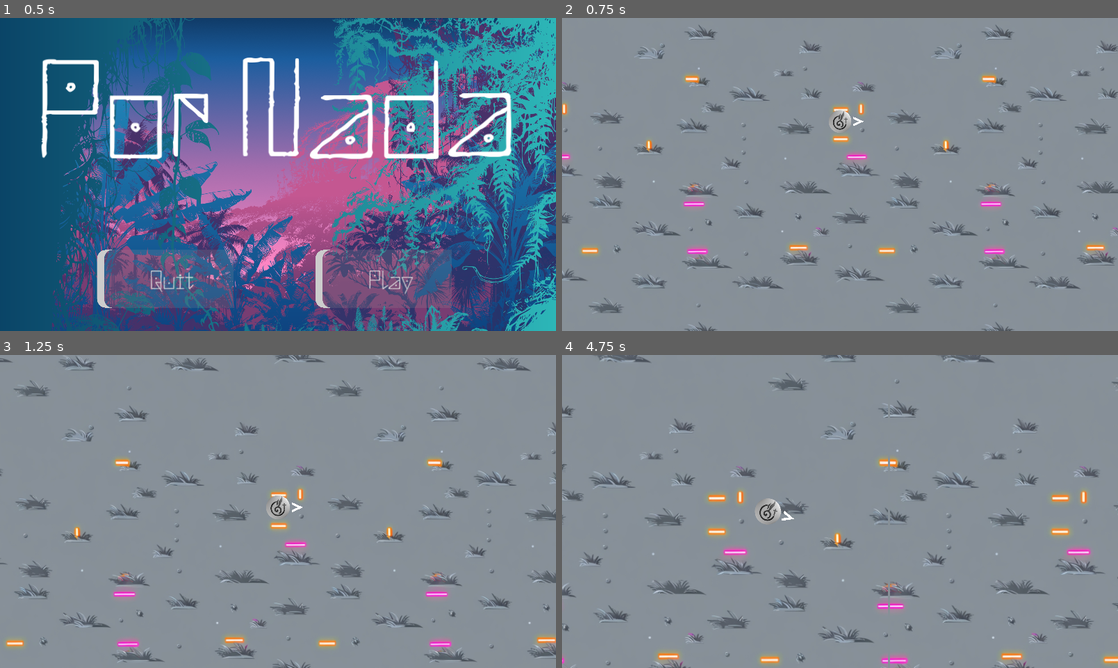
Above: before the commit, frames 1-4 (two rows, left to right).
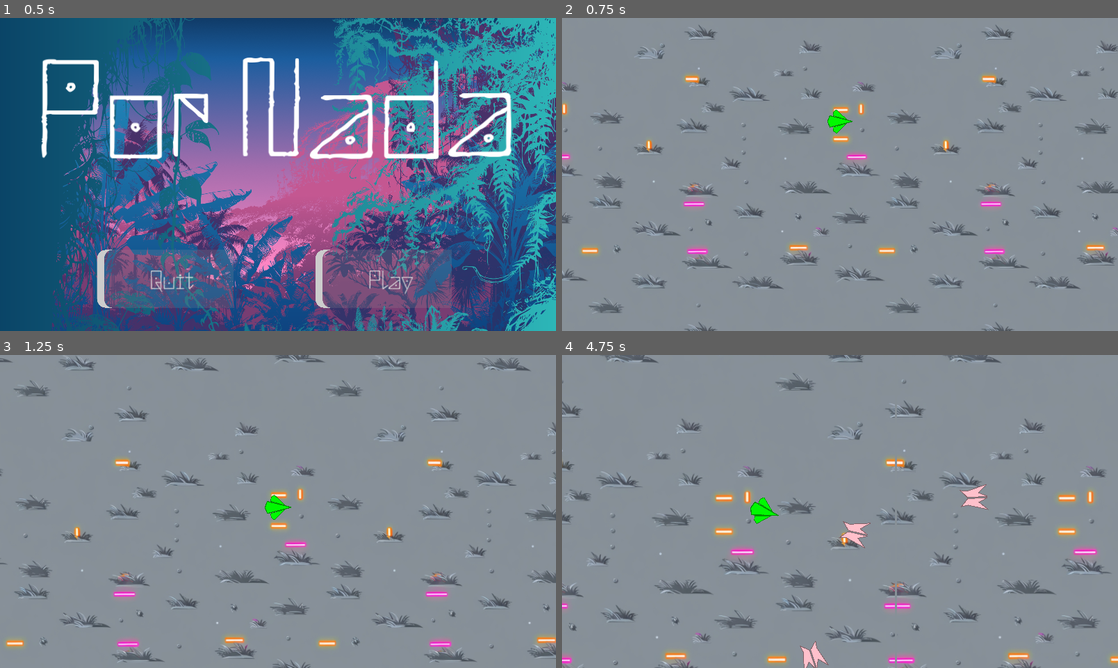
Above: after the commit, the same moments.

Repository: Pneumaturgy/PorNada
Game: Godot game, scene res://Scenes/Levels/MainMenu.tscn
Two runs of this game, one before a commit and one after it. Both use one fixed random seed, a clock stepped at 60 frames per second and the inputs below.
Inputs (mouse positions are in pixels of both pictures, inside the frame that each line leads up to):
- Up to frame 1 (0.5 s): no input
- Up to frame 2 (0.75 s): click "Play" at 0.5 s
- Up to frame 3 (1.25 s): no input
- Up to frame 4 (4.75 s): tap Enter at 1.25 s; move the mouse to (962, 495) at 1.27 s; hold D (move_right) 1.28-2 s; hold Right mouse button (fire) 1.28-2 s; click (962, 495) at 1.42 s; drag from (728, 527) to (812, 574) at 2.02 s; move the mouse to (895, 442) at 2.77 s; hold D (move_right) 2.78-3.5 s; tap Alt at 2.85 s; drag from (812, 574) to (673, 464) at 3.52 s; move the mouse to (1006, 558) at 4.27 s; hold A (move_left) from 4.28 s (still down); hold Right mouse button (fire) from 4.28 s (still down)

Frame 1 is identical in both runs. In frame 2, 0.2% of the frame differs, in the area x 47-55%, y 29-37%; in frame 3, 0.3%; in frame 4, 7.2%, in the area x 0-100%, y 0-100%.
Error before the commit: Parse Error: Preload file "res://Scenes/Alien.tscn" does not exist. (res://Scripts/AlienSpawner.gd:9)
Error after the commit: Invalid access to property or key 'global_position' on a base object of type 'null instance'. (res://Scripts/player.gd:76)

Commit message:
Reestablished changes

Diff:
--- a/Scenes/Entities/Alien.tscn
+++ b/Scenes/Entities/Alien.tscn
@@ -1,9 +1,9 @@
 [gd_scene load_steps=8 format=3 uid="uid://jhbskamdetoa"]
 
-[ext_resource type="Script" path="res://Scripts/alien.gd" id="1_xdxhu"]
-[ext_resource type="Texture2D" uid="uid://dtbxfpjb5gx83" path="res://Assets/2D/Sprites/nastyone.png" id="2_dr1yf"]
-[ext_resource type="PackedScene" uid="uid://1jagskp0ppiw" path="res://Scenes/Payloads/AlienPayload.tscn" id="2_kka2w"]
-[ext_resource type="Texture2D" uid="uid://bi0nfwxtxmqmv" path="res://Assets/2D/Vectors/Arrow.svg" id="3_m1kmf"]
+[ext_resource type="Script" path="res://Scripts/alien.gd" id="1_y513y"]
+[ext_resource type="PackedScene" uid="uid://1jagskp0ppiw" path="res://Scenes/Payloads/AlienPayload.tscn" id="2_23r3c"]
+[ext_resource type="Script" path="res://Scripts/modulate_children.gd" id="3_w54un"]
+[ext_resource type="Texture2D" uid="uid://bsh28ymc6d1x6" path="res://Assets/2D/Sprites/Funk.png" id="4_x0uxp"]
 
 [sub_resource type="CircleShape2D" id="CircleShape2D_mly5f"]
 
@@ -23,18 +23,27 @@
 "speed": 30.0
 }
 
-[node name="AlienSprite" type="Sprite2D" parent="."]
+[node name="CharacterGraphics" type="Node2D" parent="."]
+rotation = -1.5708
+script = ExtResource("3_w54un")
+color = "Pink"
+
+[node name="Sprites" type="Node2D" parent="CharacterGraphics"]
+
+[node name="Sprite2D" type="Sprite2D" parent="CharacterGraphics/Sprites"]
+texture_filter = 1
+position = Vector2(5, 0)
 scale = Vector2(0.05, 0.05)
-texture = ExtResource("2_dr1yf")
+texture = ExtResource("4_x0uxp")
+
+[node name="Sprite2D2" type="Sprite2D" parent="CharacterGraphics/Sprites"]
+texture_filter = 1
+position = Vector2(-5, 0)
+scale = Vector2(-0.05, 0.05)
+texture = ExtResource("4_x0uxp")
 
 [node name="CollisionShape2D" type="CollisionShape2D" parent="."]
 shape = SubResource("CircleShape2D_mly5f")
-
-[node name="AimingDirection" type="Sprite2D" parent="."]
-position = Vector2(16, 0)
-rotation = 1.5708
-scale = Vector2(0.02, 0.02)
-texture = ExtResource("3_m1kmf")
 
 [node name="AttackRange" type="Area2D" parent="."]
 collision_mask = 128
--- a/Scenes/Entities/Player.tscn
+++ b/Scenes/Entities/Player.tscn
@@ -2,9 +2,9 @@
 
 [ext_resource type="Script" path="res://Scripts/player.gd" id="1_0towx"]
 [ext_resource type="PackedScene" uid="uid://h15ss10g57uf" path="res://Scenes/Payloads/DefaultPayload.tscn" id="2_5ich6"]
-[ext_resource type="Texture2D" uid="uid://da7fce4v5uasj" path="res://Assets/2D/Sprites/pneumaturgylogo_new_180x.png" id="2_6ho0i"]
-[ext_resource type="Texture2D" uid="uid://bi0nfwxtxmqmv" path="res://Assets/2D/Vectors/Arrow.svg" id="3_ffhe0"]
+[ext_resource type="Script" path="res://Scripts/modulate_children.gd" id="3_8236i"]
 [ext_resource type="PackedScene" uid="uid://dwxpty4m3mpmh" path="res://Scenes/MobileUIOverlay.tscn" id="3_qwxjb"]
+[ext_resource type="Texture2D" uid="uid://bcox5tg3oo4sg" path="res://Assets/2D/Sprites/Triangle.png" id="4_djjlr"]
 
 [sub_resource type="CircleShape2D" id="CircleShape2D_mly5f"]
 
@@ -14,20 +14,36 @@
 current_payload = ExtResource("2_5ich6")
 mobile_controls = false
 
+[node name="CharacterGraphics" type="Node2D" parent="."]
+rotation = -1.5708
+script = ExtResource("3_8236i")
+color = "Green"
+
+[node name="Sprites" type="Node2D" parent="CharacterGraphics"]
+
+[node name="Main" type="Sprite2D" parent="CharacterGraphics/Sprites"]
+texture_filter = 1
+scale = Vector2(0.05, 0.05)
+texture = ExtResource("4_djjlr")
+
+[node name="Main2" type="Sprite2D" parent="CharacterGraphics/Sprites"]
+texture_filter = 1
+position = Vector2(-5, 0)
+rotation = -0.523599
+scale = Vector2(0.03, 0.03)
+texture = ExtResource("4_djjlr")
+
+[node name="Main3" type="Sprite2D" parent="CharacterGraphics/Sprites"]
+texture_filter = 1
+position = Vector2(5, 0)
+rotation = 0.523599
+scale = Vector2(0.03, 0.03)
+texture = ExtResource("4_djjlr")
+
 [node name="MobileUiOverlay" parent="." instance=ExtResource("3_qwxjb")]
-
-[node name="Sprite2D" type="Sprite2D" parent="."]
-scale = Vector2(0.16, 0.16)
-texture = ExtResource("2_6ho0i")
 
 [node name="CollisionShape2D" type="CollisionShape2D" parent="."]
 shape = SubResource("CircleShape2D_mly5f")
-
-[node name="AimingDirection" type="Sprite2D" parent="."]
-position = Vector2(16, 0)
-rotation = 1.5708
-scale = Vector2(0.02, 0.02)
-texture = ExtResource("3_ffhe0")
 
 [node name="FireRateTimer" type="Timer" parent="."]
 wait_time = 0.3
--- a/Scripts/AlienSpawner.gd
+++ b/Scripts/AlienSpawner.gd
@@ -6,7 +6,7 @@
 @export var spawn_quantity = 3
 @export var maximum_distance = 1.1
 
-const alien_scene = preload("res://Scenes/Alien.tscn")
+const alien_scene = preload("res://Scenes/Entities/Alien.tscn")
 
 @export var max_alien_count: int = 50
 
--- /dev/null
+++ b/Scripts/modulate_children.gd
@@ -0,0 +1,13 @@
+extends Node2D
+class_name modulate_children
+
+@export var color : String
+
+var to_modulate = {}
+
+func _ready():
+	for index in self.get_child(0).get_children().size():
+		to_modulate[index] = get_child(0).get_child(index)
+	for index in to_modulate:
+		to_modulate[index].self_modulate = Color(color)
+	print(to_modulate)
Binary file added: Assets/2D/Sprites/Funk.png
Not shown, added: Assets/2D/Sprites/Funk.png.import
Binary file added: Assets/2D/Sprites/Triangle.png
Not shown, added: Assets/2D/Sprites/Triangle.png.import
Not shown: 1 places in Scenes/Entities/Alien.tscn that only renumber resources
